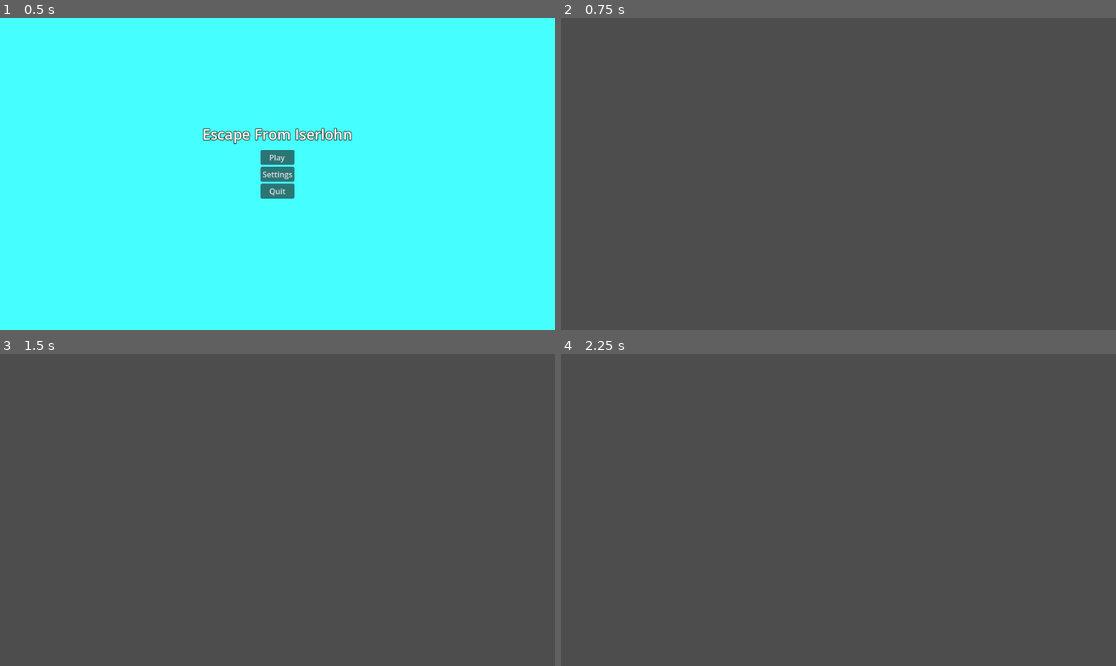
Above: before the commit, frames 1-4 (two rows, left to right).
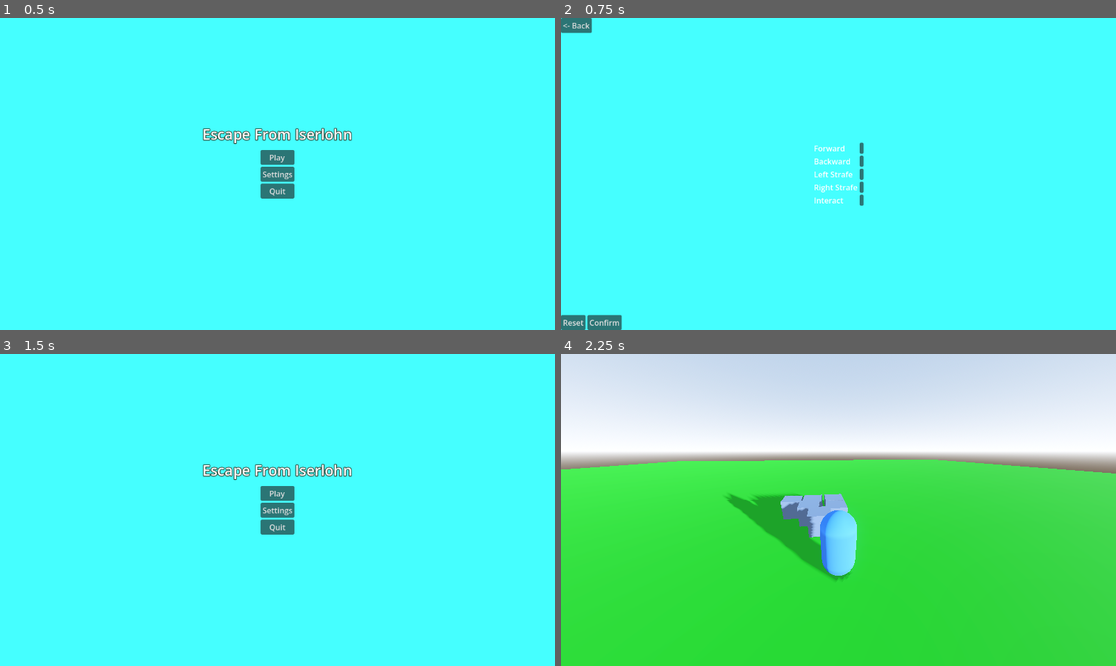
Above: after the commit, the same moments.

Repository: Raidiniom/EscapeFromIserlohn
Game: Godot game, scene res://scenes/ui/main_menu.tscn
Two runs of this game, one before a commit and one after it. Both use one fixed random seed, a clock stepped at 60 frames per second and the inputs below.
Inputs (mouse positions are in pixels of both pictures, inside the frame that each line leads up to):
- Up to frame 1 (0.5 s): no input
- Up to frame 2 (0.75 s): click "Settings" at 0.5 s
- Up to frame 3 (1.5 s): click (16, 360) at 1.25 s, where only the run after the commit has a clickable "<- Back"
- Up to frame 4 (2.25 s): click (838, 494) at 2 s, where only the run after the commit has a clickable "Play"

Frame 1 is identical in both runs. In frame 2, 100% of the frame differs, in the area x 0-100%, y 0-100%; in frame 3, 100%; in frame 4, 100%.
Error before the commit: Invalid call. Nonexistent function 'get_keybind_string' in base 'Nil'. (res://scripts/ui/settings.gd:45)
Error after the commit: Invalid call. Nonexistent function 'get_keybind_string' in base 'Nil'. (res://scripts/ui/settings_menu.gd:25)

Commit message:
Fixed both the settings page for the in-game and main menu

Diff:
--- a/escape-from-iserlohn/scenes/game_world.tscn
+++ b/escape-from-iserlohn/scenes/game_world.tscn
@@ -16,6 +16,7 @@
 
 [sub_resource type="Environment" id="Environment_47u71"]
 background_mode = 2
+background_energy_multiplier = 1.5
 sky = SubResource("Sky_0biqy")
 tonemap_mode = 2
 glow_enabled = true
@@ -26,7 +27,7 @@
 environment = SubResource("Environment_47u71")
 
 [node name="DirectionalLight3D" type="DirectionalLight3D" parent="." unique_id=2061994016]
-transform = Transform3D(-0.8660254, -0.43301278, 0.25, 0, 0.49999997, 0.86602545, -0.50000006, 0.75, -0.43301266, 0, 2.447117, 0)
+transform = Transform3D(-0.59962195, 0.3488515, -0.72024727, -0.61078775, -0.7810146, 0.13021018, -0.51709974, 0.5179951, 0.68138766, 0, 12.668616, 0)
 shadow_enabled = true
 
 [node name="PlayTest" parent="." unique_id=270922803 instance=ExtResource("1_0biqy")]
@@ -46,7 +47,6 @@
 
 [node name="Settings" parent="UI" unique_id=618800622 instance=ExtResource("6_6c6v5")]
 process_mode = 3
-visible = false
 
 [node name="ramp_terrain2" parent="." unique_id=1423998986 instance=ExtResource("2_ywgp6")]
 transform = Transform3D(1, 0, 0, 0, 1, 0, 0, 0, 1, 1.174988, 5.2849515e-07, 1.069615)
--- a/escape-from-iserlohn/scenes/ui/settings_menu.tscn
+++ b/escape-from-iserlohn/scenes/ui/settings_menu.tscn
@@ -1,6 +1,6 @@
 [gd_scene format=3 uid="uid://cytymy4hyp4vt"]
 
-[ext_resource type="Script" uid="uid://bojme8cugmal6" path="res://scripts/ui/settings.gd" id="1_qwcqe"]
+[ext_resource type="Script" uid="uid://dw1xvmg7diu7u" path="res://scripts/ui/settings_menu.gd" id="1_qwcqe"]
 
 [node name="Settings_Menu" type="Control" unique_id=618800622]
 layout_mode = 3
--- a/escape-from-iserlohn/scripts/ui/settings.gd
+++ b/escape-from-iserlohn/scripts/ui/settings.gd
@@ -7,13 +7,6 @@
 @onready var left_strafe_button = $LabelContainer/Button3
 @onready var right_strafe_button = $LabelContainer/Button4
 @onready var interact_button = $LabelContainer/Button5
-
-# References to labels (optional, for showing current key)
-@onready var forward_label = $LabelContainer/Forward
-@onready var backward_label = $LabelContainer/Backward
-@onready var left_strafe_label = $LabelContainer/LeftStrafe
-@onready var right_strafe_label = $LabelContainer/RightStrafe
-@onready var interact_label = $LabelContainer/Interact
 
 # Mapping between buttons and actions
 var button_action_map: Dictionary = {}
--- /dev/null
+++ b/escape-from-iserlohn/scripts/ui/settings_menu.gd
@@ -0,0 +1,86 @@
+extends Control
+
+@onready var forward_button = $LabelContainer/Button
+@onready var backward_button = $LabelContainer/Button2
+@onready var left_button = $LabelContainer/Button3
+@onready var right_button = $LabelContainer/Button4
+@onready var interact_button = $LabelContainer/Button5
+
+var waiting_for_action := ""
+
+func _ready():
+	# Ensure it is visible when opened as a scene
+	show()
+
+	update_all_button_labels()
+
+	forward_button.pressed.connect(func(): start_rebind("forward", forward_button))
+	backward_button.pressed.connect(func(): start_rebind("backward", backward_button))
+	left_button.pressed.connect(func(): start_rebind("left", left_button))
+	right_button.pressed.connect(func(): start_rebind("right", right_button))
+	interact_button.pressed.connect(func(): start_rebind("interact", interact_button))
+
+
+func update_all_button_labels():
+	forward_button.text = SettingsManager.get_keybind_string("forward")
+	backward_button.text = SettingsManager.get_keybind_string("backward")
+	left_button.text = SettingsManager.get_keybind_string("left")
+	right_button.text = SettingsManager.get_keybind_string("right")
+	interact_button.text = SettingsManager.get_keybind_string("interact")
+
+
+func start_rebind(action: String, button: Button):
+	if waiting_for_action != "":
+		return
+
+	waiting_for_action = action
+	button.text = "Press any key..."
+	button.grab_focus()
+
+
+func _unhandled_input(event):
+	if waiting_for_action == "":
+		return
+
+	if event is InputEventKey and event.pressed:
+		# prevent escape binding
+		if event.physical_keycode == KEY_ESCAPE:
+			cancel_rebind()
+			return
+
+		SettingsManager.set_keybind(waiting_for_action, event.physical_keycode)
+		waiting_for_action = ""
+		update_all_button_labels()
+
+	elif event is InputEventMouseButton and event.pressed:
+		cancel_rebind()
+
+
+func cancel_rebind():
+	waiting_for_action = ""
+	update_all_button_labels()
+
+
+func _on_reset_pressed() -> void:
+	var defaults = {
+		"left": KEY_A,
+		"right": KEY_D,
+		"forward": KEY_W,
+		"backward": KEY_S,
+		"interact": KEY_E
+	}
+
+	for action in defaults.keys():
+		SettingsManager.set_keybind(action, defaults[action])
+
+	update_all_button_labels()
+
+
+func _on_confirm_pressed() -> void:
+	SettingsManager.save_settings()
+	print("Settings saved!")
+
+
+func _on_back_pressed() -> void:
+	# return to main menu scene
+	get_tree().change_scene_to_file("res://scenes/ui/main_menu.tscn")
Not shown, added: escape-from-iserlohn/scripts/ui/settings_menu.gd.uid
